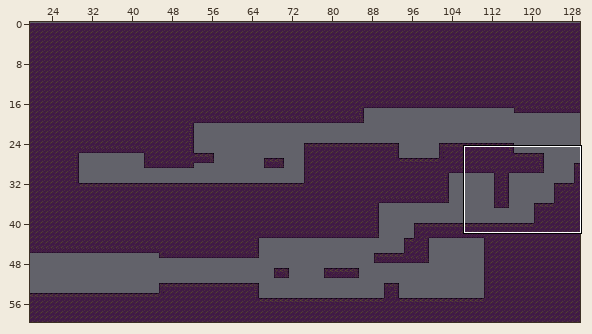
A Tiled map gets an edit: Assets/Maps/lvl5 fre.tmx. Above: a wide view before the commit, with the close-up outlined.
Close-up. As it was:
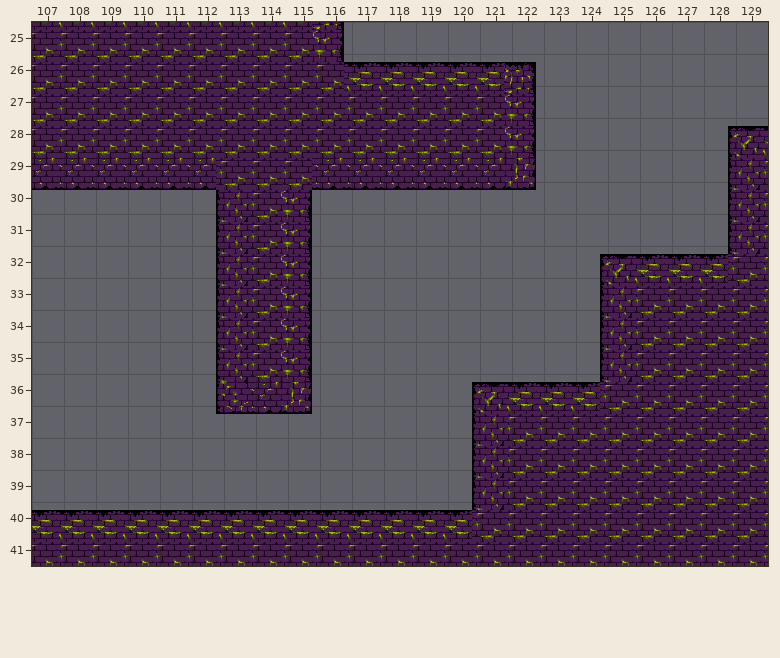
Cells are 32x32 px. Shown: x 107..129, y 25..41. The commit also changed other parts of the map, which this record leaves out. Layer "Capa de Patrones 1" is drawn 279,8 px off the grid.
And afterwards:
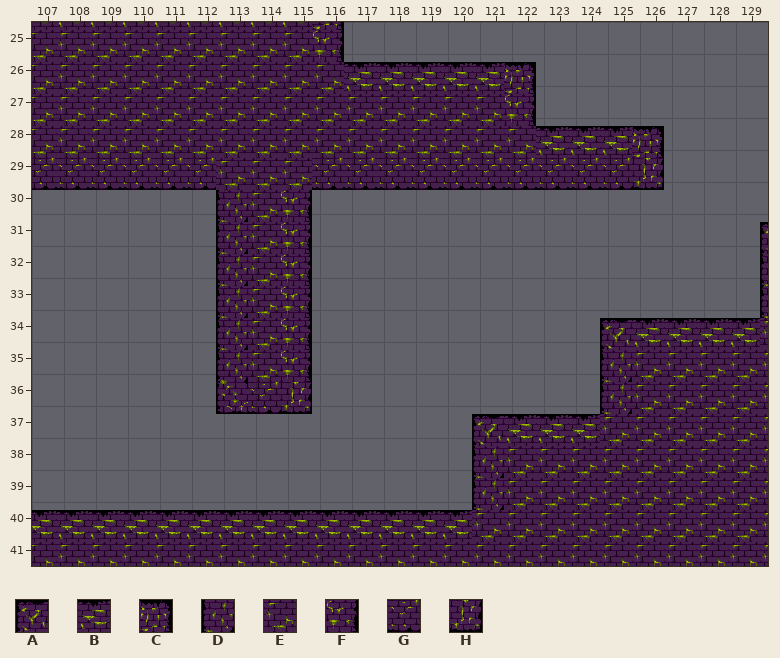
Key: from "Titles suelo2": A 0, B 1, C 2, D 6, E 7, F 8, G 13, H 14.
_ is an empty cell.
Change:
Layer "Capa de Patrones 1":
y 28: x 113..117 F____ -> EBBBC; x 120..121 AB -> __
y 29: x 113..117 H____ -> GGGGH; x 120..121 DE -> __
y 30: x 120..121 DE -> __
y 31: x 120..121 DE -> _A
y 32: x 116..121 ABBBEE -> _____D
y 33: x 116..121 DEEEEE -> _____D
y 34: x 116..120 DEEEE -> ABBBB
y 36: x 112..116 ABBBE -> ____D
y 37: x 112..115 DEEE -> ABBB
Boxes around the changes in both close-ups, in picture pixels (x1, y1, x2, y2):
changed: (504, 126, 768, 350)
changed: (472, 382, 632, 446)
